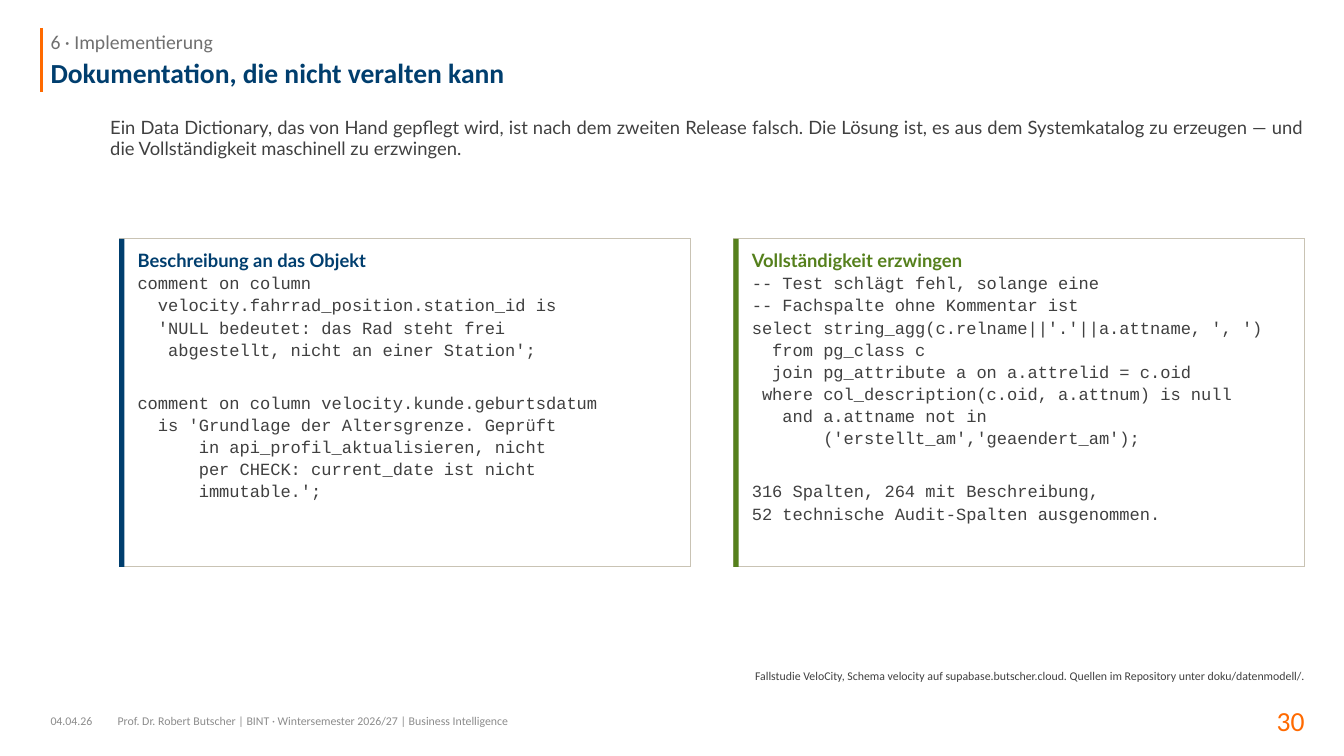
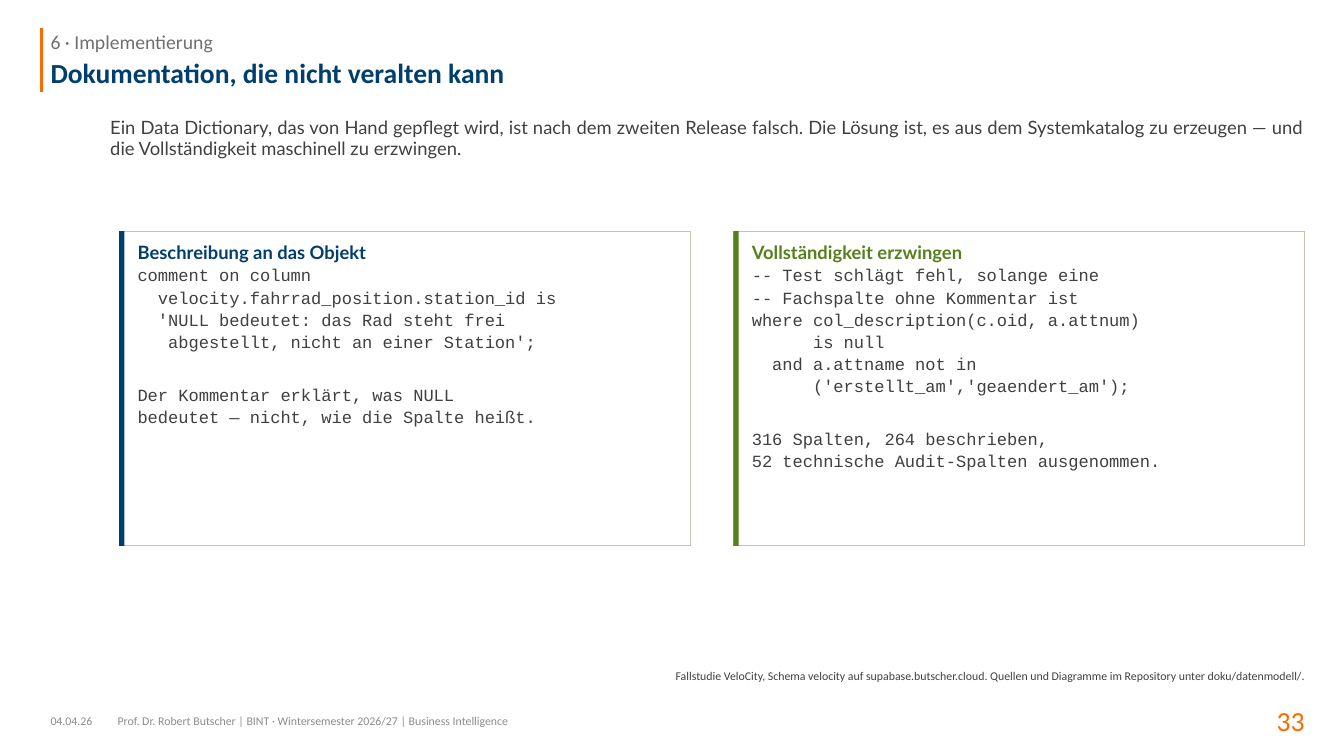
Before and after one commit to swrobuts/velocity-fallstudie, a slide deck: slide 33 of slides/velocity-datenbankentwurf.pptx (slide 30 before the commit). Drawn at 1344x756 pixels with LibreOffice and Linux fonts; fonts in the diff are those of the drawing. Boxes give left, top, right and bottom in pixels: in the first picture for what was removed or moved away, otherwise in the second. Text is boxed around its words. In the diff, an @@ line names an element or a change of style, - is before the commit and + after.

```diff
--- a/slides/velocity-datenbankentwurf.pptx
+++ b/slides/velocity-datenbankentwurf.pptx
@@ rectangle: place and size @@
-rectangle at (119,239,690,567)
+rectangle at (119,231,690,545)
@@ rectangle: place and size @@
-rectangle at (119,239,125,567)
+rectangle at (119,231,125,545)
@@ rectangle: place and size @@
-rectangle at (733,239,1304,567)
+rectangle at (733,231,1304,545)
@@ rectangle: place and size @@
-rectangle at (733,239,739,567)
+rectangle at (733,231,739,545)
@@ text "Beschreibung an das Objekt": place and size @@
-text "Beschreibung an das Objekt" at (138,253,597,500)
+text "Beschreibung an das Objekt" at (138,245,556,427)
@@ text "Vollständigkeit erzwingen": place and size @@
-text "Vollständigkeit erzwingen" at (752,253,1232,524)
+text "Vollständigkeit erzwingen" at (752,245,1161,471)
@@ text at (752,313,1140,348): text changed @@
-select string_agg(c.relname||'.'||a.attname, ', ')
-from pg_class c
-join pg_attribute a on a.attrelid = c.oid
-where col_description(c.oid, a.attnum) is null
+where col_description(c.oid, a.attnum)
+is null
@@ text at (138,388,536,427): text changed @@
-comment on column velocity.kunde.geburtsdatum
-is 'Grundlage der Altersgrenze. Geprüft
-in api_profil_aktualisieren, nicht
-per CHECK: current_date ist nicht
-immutable.';
+Der Kommentar erklärt, was NULL
+bedeutet — nicht, wie die Spalte heißt.
@@ text at (752,433,1048,449): text changed @@
-316 Spalten, 264 mit Beschreibung,
+316 Spalten, 264 beschrieben,
@@ text at (676,672,1305,682): text changed @@
-Fallstudie VeloCity, Schema velocity auf supabase.butscher.cloud. Quellen im Repository unter doku/datenmodell/.
+Fallstudie VeloCity, Schema velocity auf supabase.butscher.cloud. Quellen und Diagramme im Repository unter doku/datenmodell/.
@@ page number at (1277,713,1305,732): text changed @@
-30
+33
```
Also in this commit, not shown: 20 other slides changed, 22 slides added, 18 slides removed, 39 other files.
